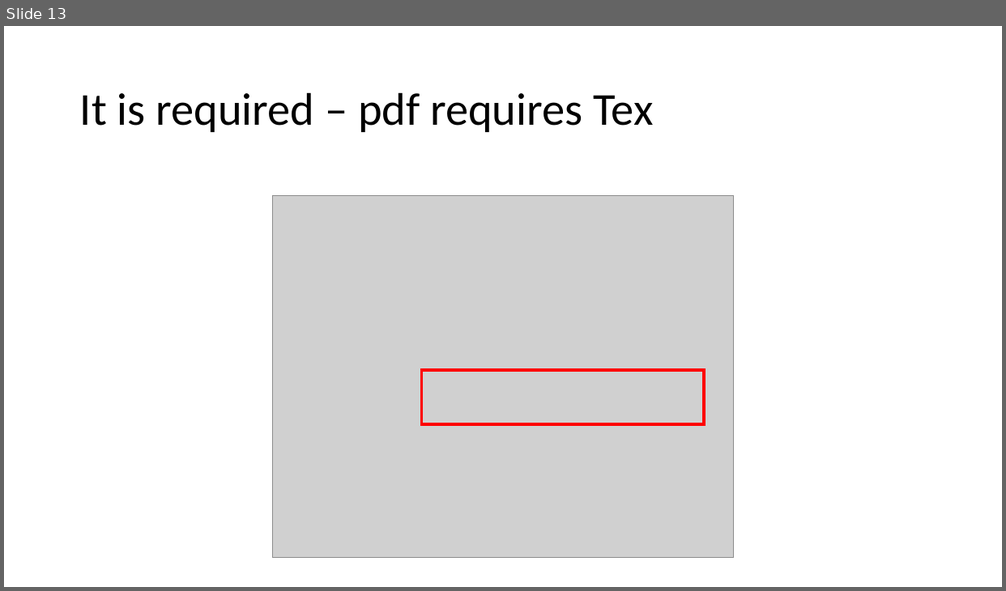
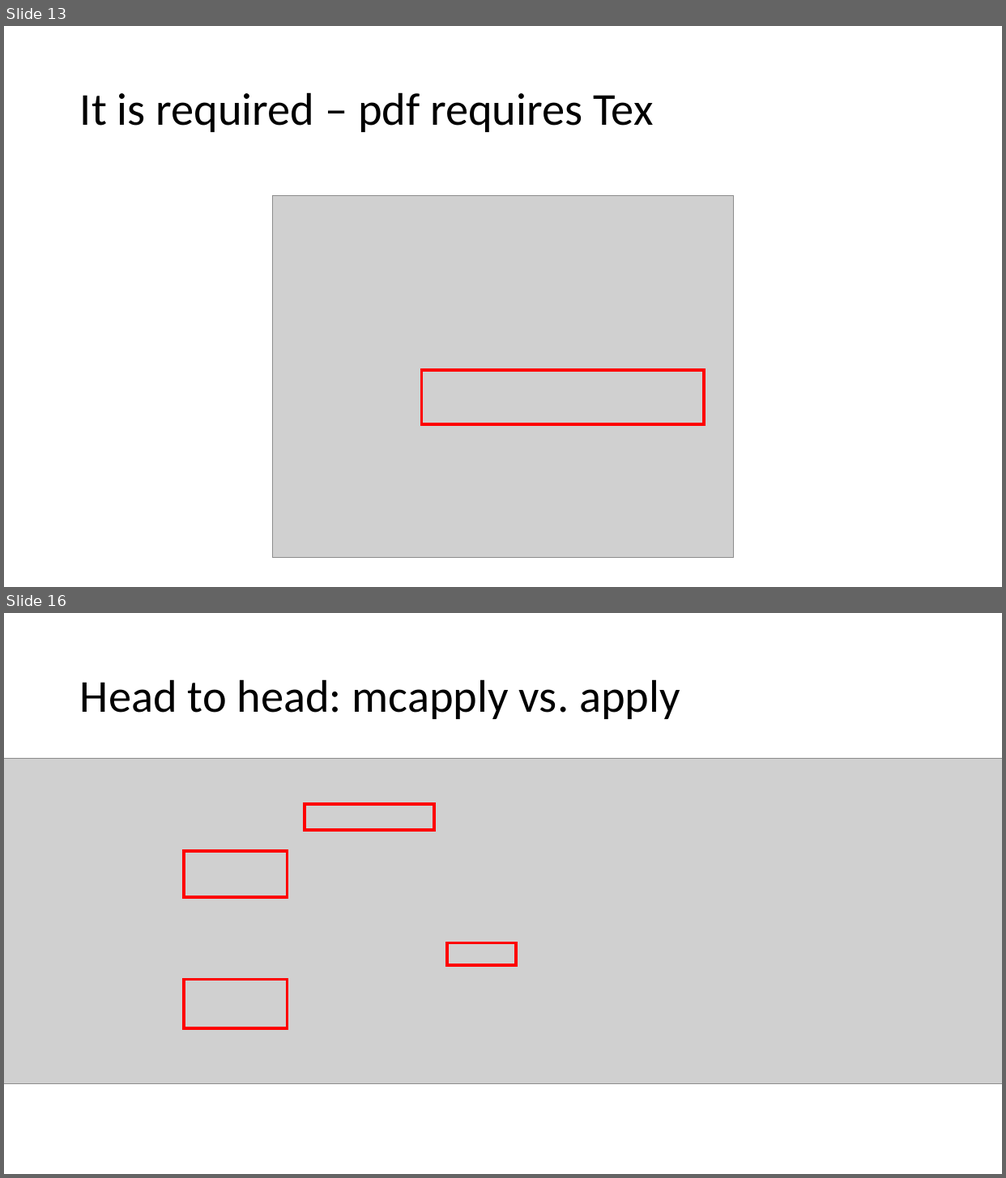
Before and after one commit to 2waybene/helloworld, a slide deck: IB_group_meeting/R_special_features.pptx. Shown one above the other, each under a label of ours: slide 13 before the commit, slides 13 and 16 after it; the slides between them are not shown. The pictures are 1006x591 and 1006x1178 pixels, drawn with LibreOffice and Linux fonts; fonts in the diff are those of the drawing; grey boxes stand for pictures. Boxes give left, top, right and bottom in pixels: in the first picture for what was removed or moved away, otherwise in the second. Text is boxed around its words. In the diff, an @@ line names an element or a change of style, - is before the commit and + after.

```diff
--- a/IB_group_meeting/R_special_features.pptx
+++ b/IB_group_meeting/R_special_features.pptx
@@ slide 16 added at [4, 613, 1002, 1174], background #FFFFFF @@
@@ title added at [80, 679, 680, 719], 44 pt, text #000000 @@
+Head to head: mcapply vs. apply
@@ picture added at [4, 758, 1002, 1084] @@
@@ rectangle added at [305, 804, 434, 830], outline #FF0000 3 pt @@
@@ rectangle added at [185, 851, 288, 897], outline #FF0000 3 pt @@
@@ rectangle added at [447, 943, 517, 965], outline #FF0000 3 pt @@
@@ rectangle added at [185, 980, 288, 1029], outline #FF0000 3 pt @@
```
Also in this commit, not shown: 3 other slides added.
